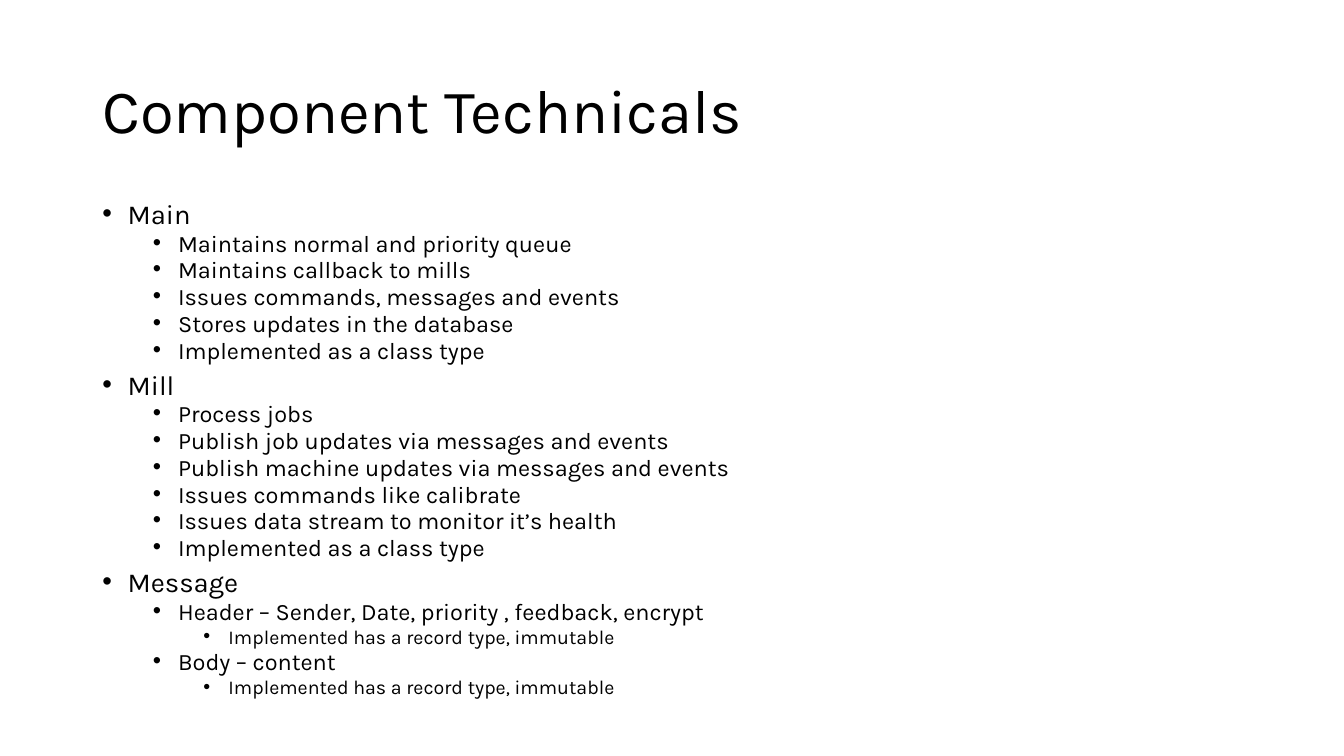
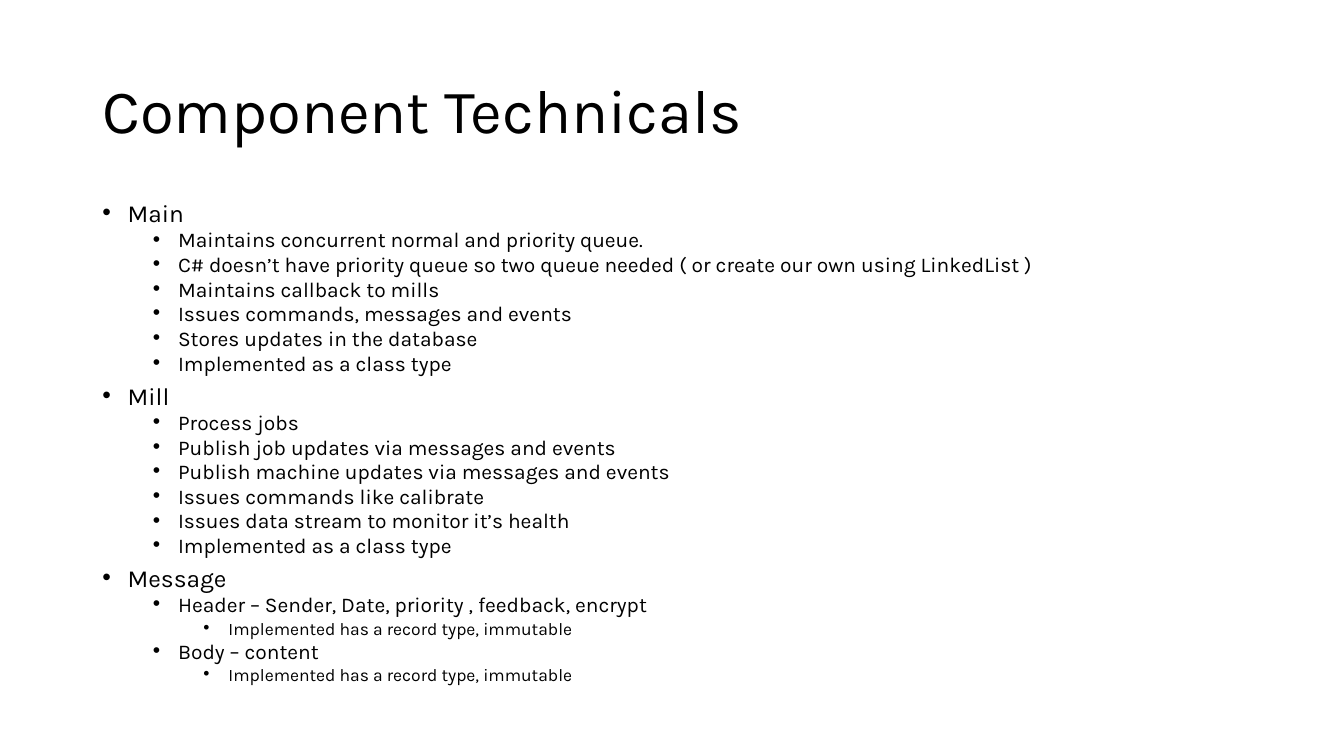
Before and after one commit to pankajkhara/advansys, a slide deck: slide 6 of docs/Assignment.pptx (slide 5 before the commit). Drawn at 1344x756 pixels with LibreOffice and Linux fonts; fonts in the diff are those of the drawing. Boxes give left, top, right and bottom in pixels: in the first picture for what was removed or moved away, otherwise in the second. Text is boxed around its words. In the diff, an @@ line names an element or a change of style, - is before the commit and + after.

```diff
--- a/docs/Assignment.pptx
+++ b/docs/Assignment.pptx
@@ text at [128, 205, 670, 686]: size 19.6 to 17.5 pt in "Main", "Mill", "Message"; size 16.8 to 15 pt in "Maintains callback to mills", "Issues commands, messages and events", "Stores updates in the database", "Implemented as a class type" and 8 more places; size 14 to 12.5 pt in "Implemented has a record type, immutable", "Implemented has a record type, immutable" @@
@@ text at [178, 232, 1020, 277]: text changed; size 16.8 to 15 pt @@
-  • Maintains normal and priority queue
+  • Maintains concurrent normal and priority queue.
+  • C# doesn’t have priority queue so two queue needed ( or create our own using LinkedList )
```
Also in this commit, not shown: 1 slide added.
